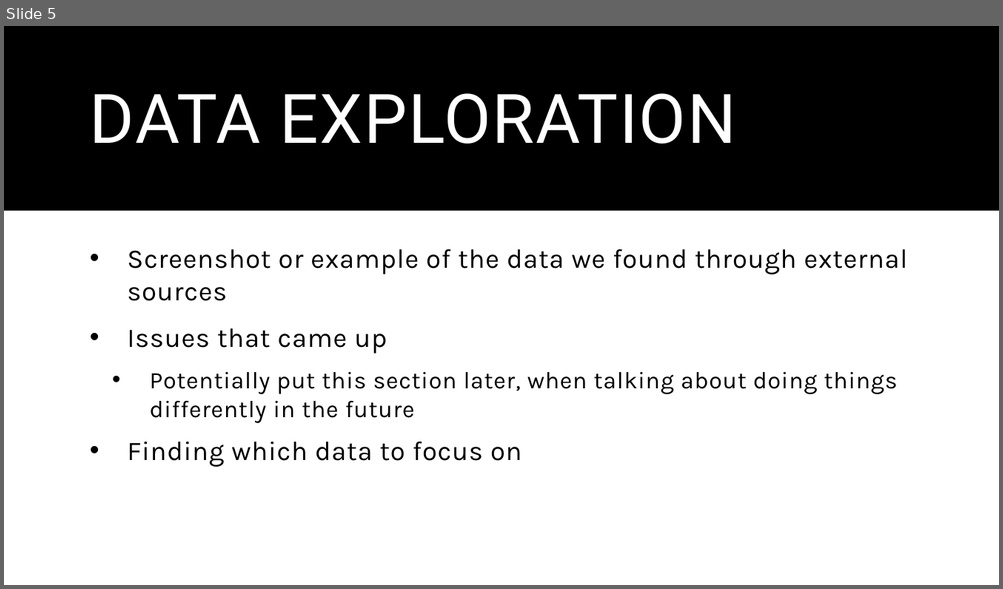
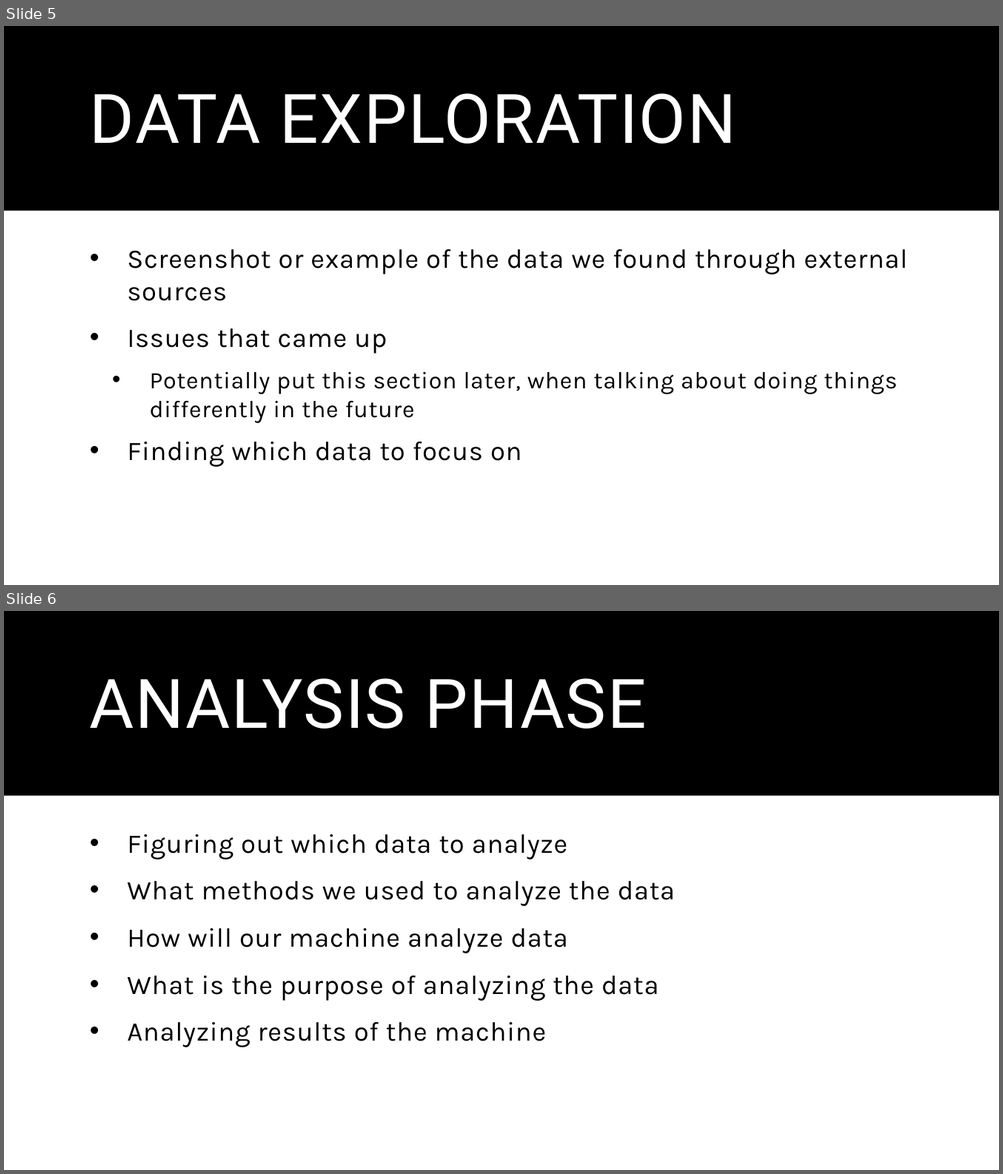
Before and after one commit to sbull32/team_cautious_waffle, a slide deck: Resources/Final.Presentation.pptx. Shown one above the other, each under a label of ours: slide 5 before the commit, slides 5 and 6 after it. The pictures are 1003x589 and 1003x1174 pixels, drawn with LibreOffice and Linux fonts; fonts in the diff are those of the drawing. Boxes give left, top, right and bottom in pixels: in the first picture for what was removed or moved away, otherwise in the second. Text is boxed around its words. In the diff, an @@ line names an element or a change of style, - is before the commit and + after.

Commit message:
Analysis phase outline slide

```diff
--- a/Resources/Final.Presentation.pptx
+++ b/Resources/Final.Presentation.pptx
@@ slide 6 added at bbox=[4, 611, 999, 1170], background #FFFFFF; not listed: 1 template element that a slide beside it also shows @@
@@ title added at bbox=[90, 678, 646, 729], 66 pt, text #FFFFFF @@
+ANALYSIS PHASE
@@ text added at bbox=[127, 834, 674, 1048], 26 pt, text #000000 @@
+• Figuring out which data to analyze
+• What methods we used to analyze the data
+• How will our machine analyze data
+• What is the purpose of analyzing the data
+• Analyzing results of the machine
```
Also in this commit, not shown: 1 slide removed.
